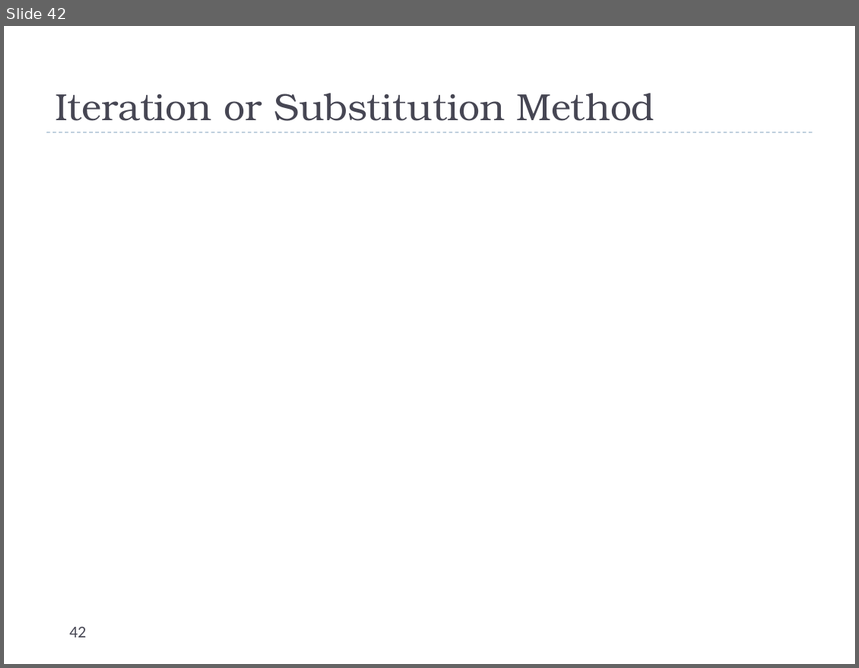
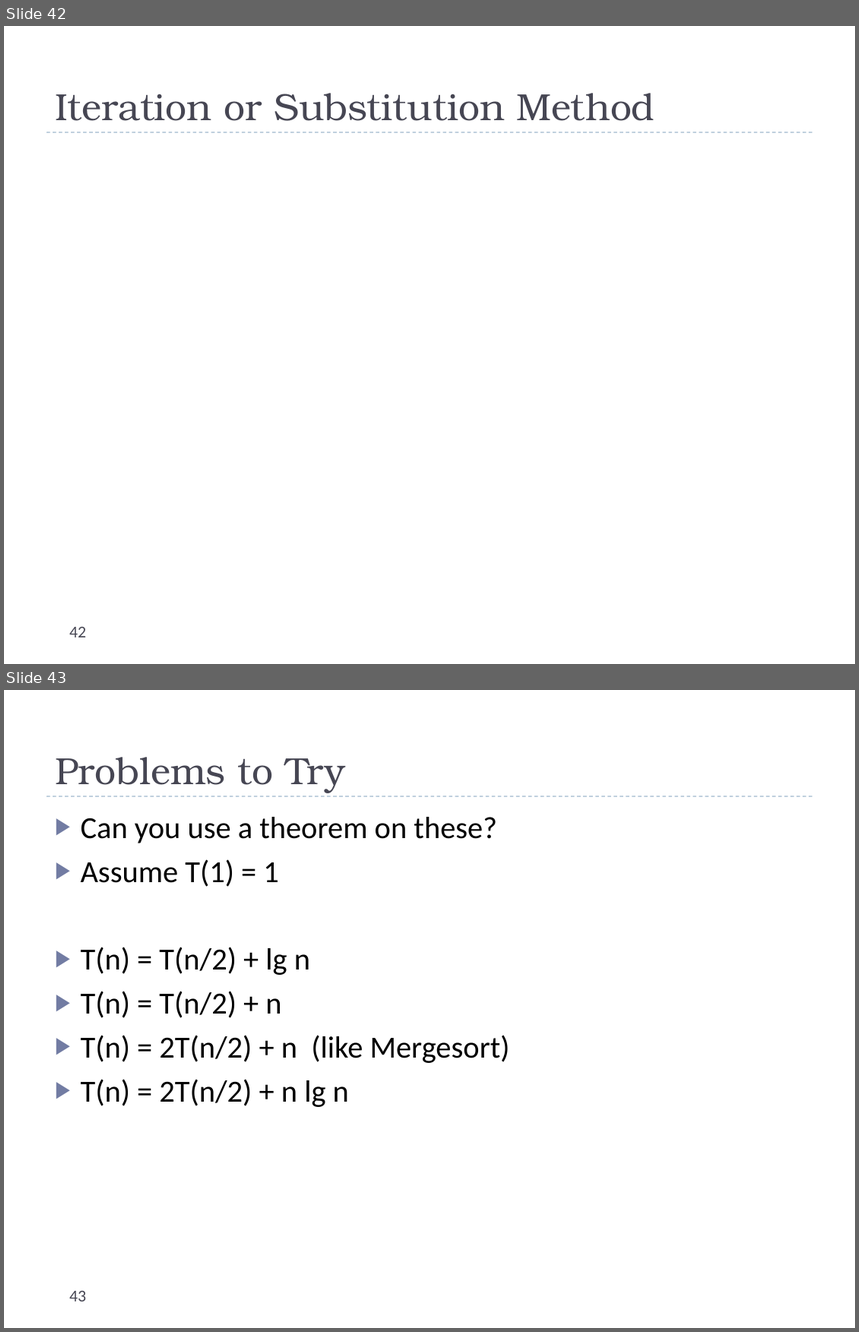
Before and after one commit to uva-cs/cs4102-f21, a slide deck: slides/recurrences.pptx. Shown one above the other, each under a label of ours: slide 42 before the commit, slides 42 and 43 after it. The pictures are 859x668 and 859x1332 pixels, drawn with LibreOffice and Linux fonts; fonts in the diff are those of the drawing; grey boxes stand for pictures. Boxes give left, top, right and bottom in pixels: in the first picture for what was removed or moved away, otherwise in the second. Text is boxed around its words. In the diff, an @@ line names an element or a change of style, - is before the commit and + after.

```diff
--- a/slides/recurrences.pptx
+++ b/slides/recurrences.pptx
@@ slide 43 added at <box>4,690,855,1328</box>, background #FFFFFF; not listed: 1 template element that a slide beside it also shows @@
@@ title added at <box>55,757,346,793</box>, 32 pt, text #464653 @@
+Problems to Try
@@ text added at <box>81,817,510,1107</box>, 26 pt, text #000000 @@
+▶ Can you use a theorem on these?
+▶ Assume T(1) = 1
+▶ T(n) = T(n/2) + lg n
+▶ T(n) = T(n/2) + n
+▶ T(n) = 2T(n/2) + n (like Mergesort)
+▶ T(n) = 2T(n/2) + n lg n
@@ page number added at <box>69,1291,86,1302</box>, 14 pt, text #464653 @@
+43
```
Also in this commit, not shown: 2 other slides added.
